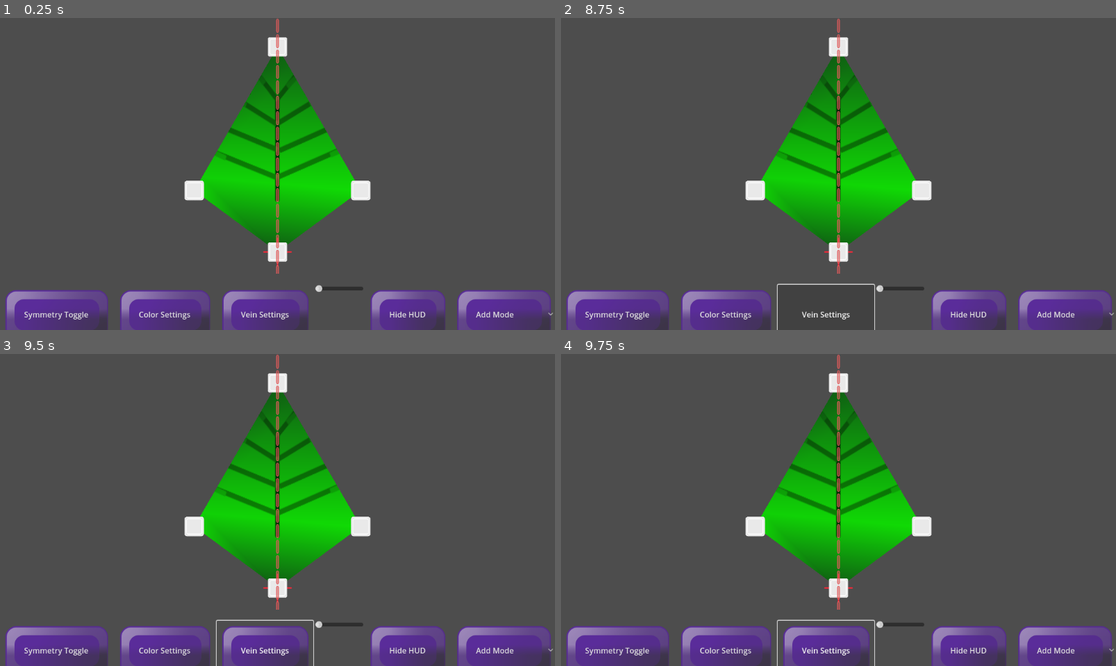
Above: before the commit, frames 1-4 (two rows, left to right).
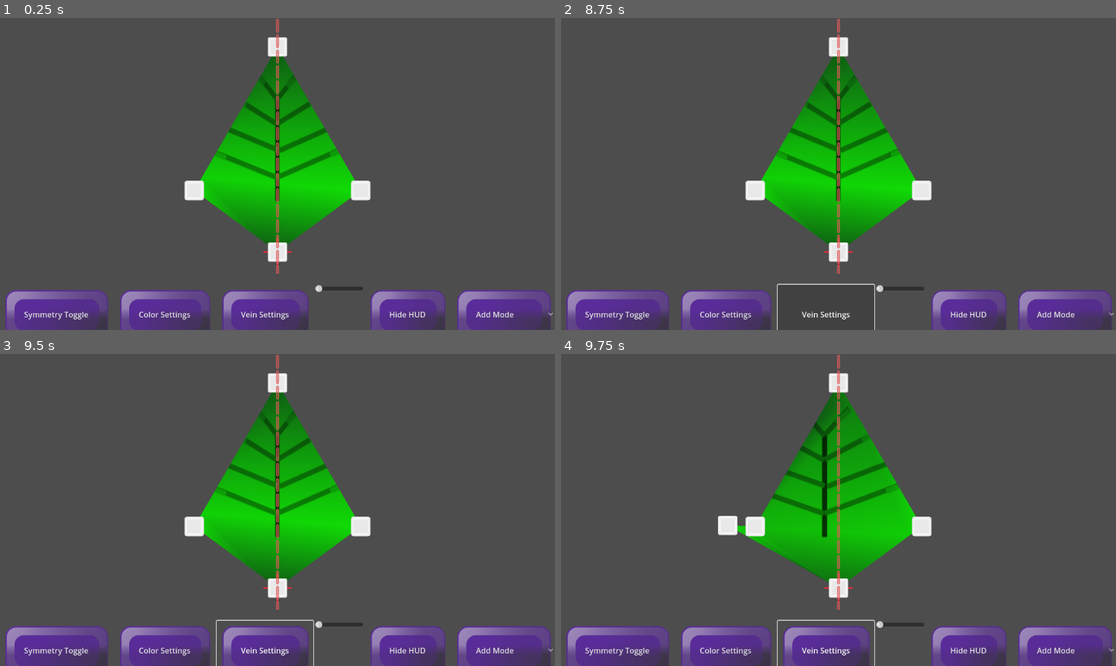
Above: after the commit, the same moments.

Repository: LettucePie/persephone
Game: Godot game, scene res://design/leafmaker.tscn
The game is run twice, just before and just after one commit, with the same random seed, the same clock (stepped at 60 frames per second) and the same inputs.
Inputs (mouse positions are in pixels of both pictures, inside the frame that each line leads up to):
- Up to frame 1 (0.25 s): no input
- Up to frame 2 (8.75 s): click "Symmetry Toggle" at 0.5 s; click "Hide HUD" at 1.25 s; click "Add Mode" at 2 s; click "Symmetry Toggle" at 2.75 s; click "Hide HUD" at 3.5 s; click "Add Mode" at 4.25 s; click "Symmetry Toggle" at 5 s; click "Hide HUD" at 5.75 s; click "Add Mode" at 6.5 s; click "Color Settings" at 7.25 s; click "Vein Settings" at 8 s
- Up to frame 3 (9.5 s): move the mouse to (399, 494) at 8.77 s; tap R at 8.85 s; click (399, 494) at 8.92 s
- Up to frame 4 (9.75 s): move the mouse to (727, 525) at 9.52 s; tap N at 9.6 s; click (727, 525) at 9.67 s

Frames 1-3 are identical in both runs. In frame 4, 3.2% of the frame differs, in the area x 28-62%, y 17-74%.

Commit message:
increased distance limit fornadding points along edge

Diff:
--- a/design/leafmaker_canvas.gd
+++ b/design/leafmaker_canvas.gd
@@ -201,7 +201,7 @@
 	print("Baked Points Size: ", baked_points.size())
 	var target_point = leaf_curve.get_closest_point(pos)
 	print("Target Point: ", target_point, " Click_Pos: ", pos)
-	if target_point.distance_squared_to(pos) < 1000:
+	if target_point.distance_squared_to(pos) < 10000:
 		## Find Closest two
 		## Start by getting each Baked Point
 		## Add in the index of our Target Point from the Baked Point Array to a new List
